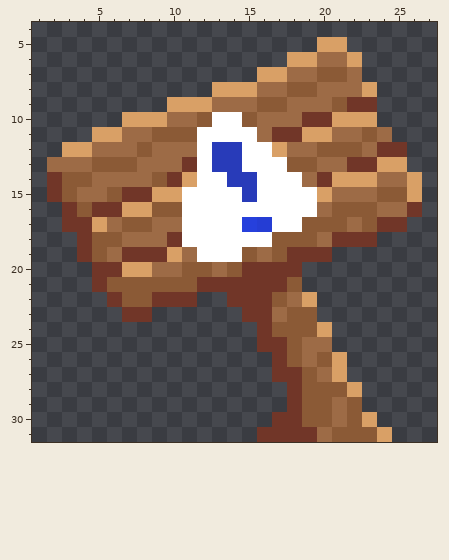
A pixel-art sprite gets an edit: Global_Game_Jam_2023/Assets/Graphics/Enemies/Cartello2nd.png. The picture above was drawn from the file before the commit.
The file is 32x32 pixels. Colours within 5 levels of each other are drawn and written as one. Shown: x 1..27, y 4..31.
The same view after the edit:
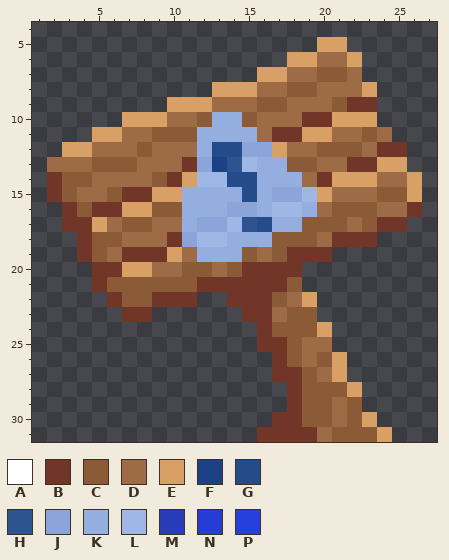
Palette (. is transparent): A #ffffff  B #713628  C #8b5a36  D #9d6b46  E #d9a066  F #1c4185  G #244b8a  H #2e5490  J #8ba4d9  K #94aedf  L #9eb7e4  M #283bb9  N #253dd4  P #2640dc
Diff:
Colour M gives way to colour F in row 13 at x 13.
Colour M gives way to colour G in row 12 at x 13 to 14; in row 14 at x 14 to 15; in row 15 at x 15.
Colour N gives way to colour G in row 17 at x 16.
Colour M gives way to colour H in row 13 at x 14.
Colour P gives way to colour H in row 17 at x 15.
Colour A gives way to colour J in row 12 at x 15 to 16; in row 13 at x 12; in row 15 at x 17 to 18; in row 16 at x 14 to 15; in row 17 at x 12 to 13; in row 18 at x 11.
Colour A gives way to colour K in row 10 at x 13 to 14; in row 11 at x 12 to 15; in row 12 at x 12; in row 13 at x 16 to 17; in row 14 at x 16 to 18; in row 15 at x 11 to 14 and 16.
Colour A gives way to colour K in row 16 at x 11 to 13, 16 and 19; in row 17 at x 11 and 17 to 18; in row 18 at x 14 to 16; in row 19 at x 12 to 14.
Colour A gives way to colour L in row 13 at x 15; in row 14 at x 12 to 13; in row 15 at x 19; in row 16 at x 17 to 18; in row 17 at x 14; in row 18 at x 12 to 13.
Boxes around the changes in both pictures, in picture pixels (x1, y1, x2, y2):
changed: (182, 112, 317, 262)
